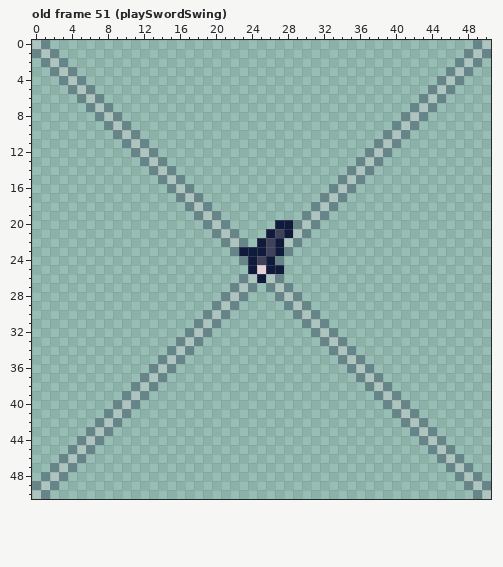
A pixel-art file gets an edit: EverythingSprite.aseprite. The first picture shows the starting point.
51x51 pixels, 54 frames. Shown: old frame 51 (playSwordSwing). The commit also changed other frames, which this record leaves out.
After the commit:
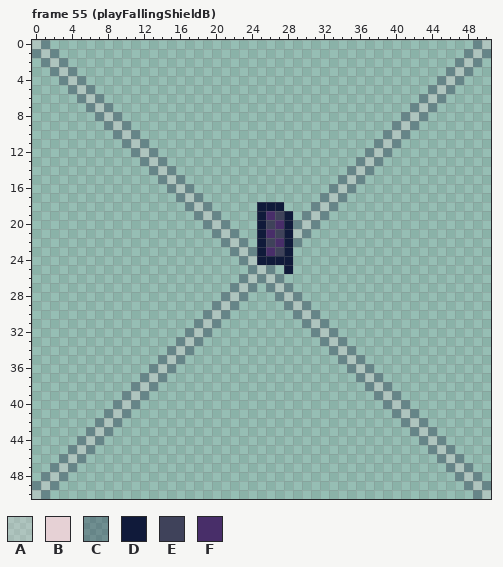
Palette (. is transparent): A #e6d1d54b  B #e6d1d5  C #101a3a4b  D #101a3a  E #3f425a  F #482e69
A new or re-ordered frame is compared with the old frame closest to it.
The author wrote: - Integrated the Shield inside EverythingSprite.
Change:
frames 54 -> 62
--- frame 55 (playFallingShieldB) is new; against old frame 51 (playSwordSwing), layer "Main"
@@ x 21..30 @@
 17 ..........
-18 ..........
-19 .........C
-20 C.....DDCA
-21 AC...DEDAC
-22 CAC.DEDAC.
-23 .CDDDEDC..
-24 ..CDEDC...
-25 ...DBDD...
-26 ..CADAC...
+18 ....DDD...
+19 ....DFED.C
+20 C...DEFDCA
+21 AC..DFEDAC
+22 CAC.DEFDC.
+23 .CACDFED..
+24 ..CADDDD..
+25 ...CAC.D..
+26 ..CACAC...
 27 .CAC.CAC..
